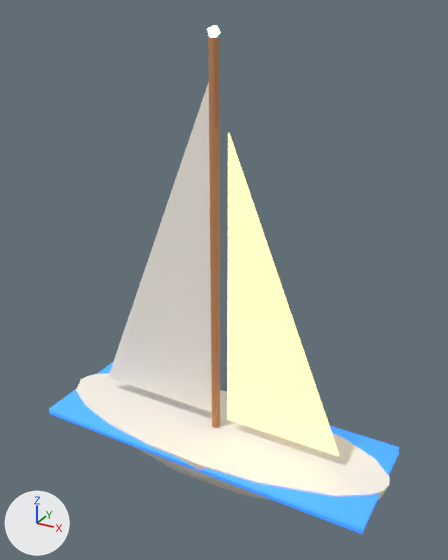
An edit to the glTF model public/models/lod/sailboat.glb, drawn before and after from the same camera.
One viewpoint serves both versions: a camera (50 mm lens) standing at (3.57, -6.26, 6.1) and looking at (0.1, 0.05, 2.94). Every picture has the same lights, and +X, +Y and +Z are marked at lower left. The older version comes first. Where no turn or scale is listed for an object, it has been applied to the vertices. Vertices at exactly the same position are counted once.

Before the edit, the objects in view are built like this:
```python
me_sailboat_002 = bpy.data.meshes.new('sailboat.002')
me_sailboat_002.from_pydata(...)  # 102 vertices, 180 faces; spans x -2.46..2.46, y -0.82..0.82, z -2.96..2.96
me_sailboat_002.materials.append(mat_toy)
ob_sailboat = bpy.data.objects.new('sailboat', me_sailboat_002)
ob_sailboat.location = (0.0, 0.0, 2.96)
```
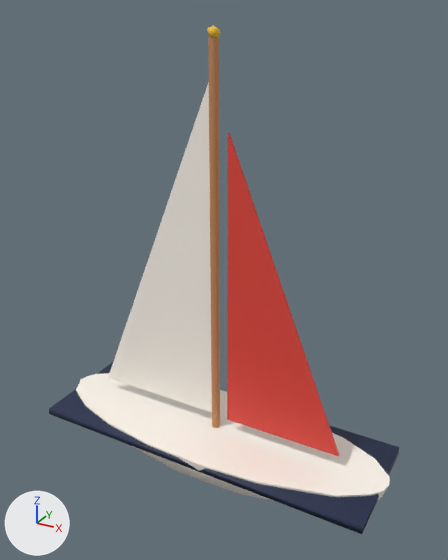
Patch to the scene script:
```diff
--- a/public/models/lod/sailboat.glb.py
+++ b/public/models/lod/sailboat.glb.py
@@ me_sailboat_002 @@
 me_sailboat_002.from_pydata(...)  # 102 vertices, 180 faces; spans x -2.46..2.46, y -0.82..0.82, z -2.96..2.96
 # used by ob_sailboat; location = (0.0, 0.0, 2.96)
+# me_sailboat_002 part 1
+# 5 vertices are removed from x -0.07..0.05, y -0.05..0.07, z 2.82..2.96
+# 19 faces are deleted
+# 3 vertices move from x -0.02..0.05, y -0.07..-0.04, z 2.82..2.93 to x -0.02..0.04, y -0.08..-0.01, z 2.82..2.89
+# 6 vertices are added at (0.03, 0.06, 2.93), (0.02, 0.04, 2.82), (0.01, -0.04, 2.96), (-0.08, 0.01, 2.89), (-0.04, 0.0, 2.82), (0.07, -0.03, 2.89)
+# 21 new faces join them
+# me_sailboat_002 part 2: 156 kept faces spanning x -2.46..2.46, y -0.82..0.82, z -2.96..2.93 get new texture (UV) coordinates
 me_sailboat_002.materials.append(mat_toy)
```

What differs and where, as boxes (x1, y1, x2, y2) in the pictures (448 x 560 px; the box of a moved part takes in the faces that stretch with it):
part 1 of me_sailboat_002, moved or reshaped: (207, 25, 221, 38) in both
part 2 of me_sailboat_002, surface changed (darker): before (49, 28, 399, 534); after (49, 37, 399, 534)
